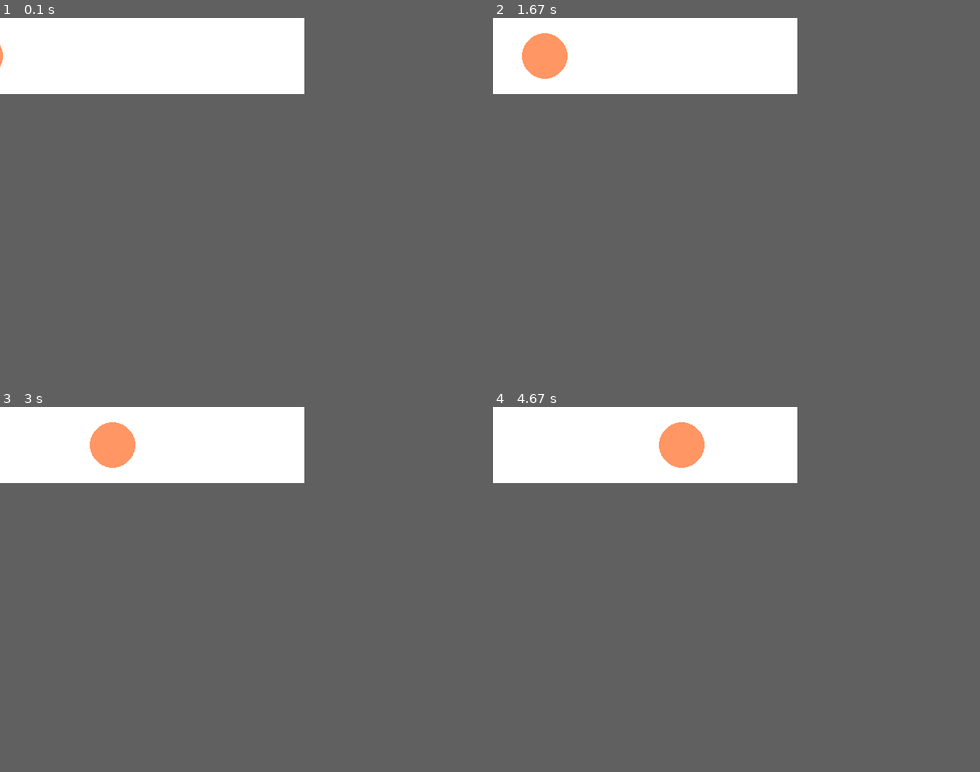
Above: before the commit, frames 1-4 (two rows, left to right).
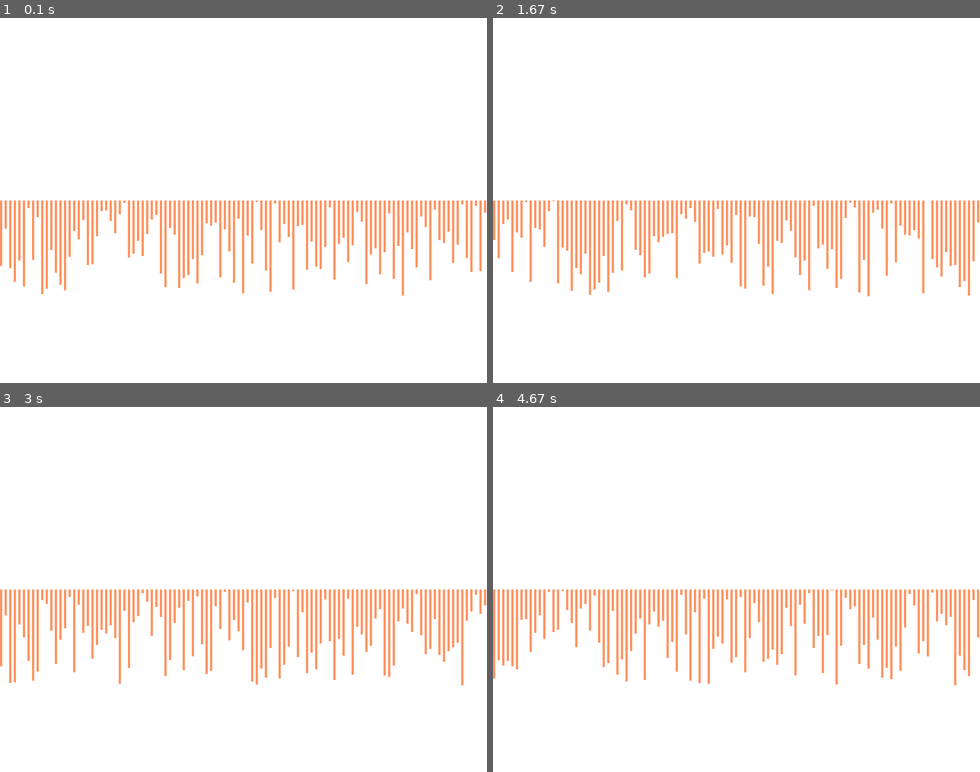
Above: after the commit, the same moments.

Repository: Chipazawra/order
Game: pygame game, started from pygamedemo.py
Same seed, same stepped clock (60 frames per second), same inputs: the game is played once before the commit and once after it.
Inputs:
- Up to frame 1 (0.1 s): no input
- Up to frame 2 (1.67 s): no input
- Up to frame 3 (3 s): no input
- Up to frame 4 (4.67 s): no input
In our replay, the window is 400x100 before the commit and 640x480 after it. These sizes can differ from the game's own. Grey fills any space a smaller window leaves; there, only what the larger window draws over its background counts as a difference.

The runs differ from the first frame. In frame 1, 6.6% of the frame differs, in the area x 0-100%, y 7-77%; in frame 2, 7.6%; in frame 3, 7.6%; in frame 4, 7.7%, in the area x 0-100%, y 4-77%.

Commit message:
draw rect array

Diff:
--- a/pygamedemo.py
+++ b/pygamedemo.py
@@ -1,21 +1,19 @@
 import pygame
 import sys
+import random
 
 FPS = 30
-WIN_WIDTH = 400
-WIN_HEIGHT = 100
+WIN_WIDTH = 640
+WIN_HEIGHT = 480
 WHITE = (255, 255, 255)
 ORANGE = (255, 150, 100)
 
+array = [i for i in range(127)]
 clock = pygame.time.Clock()
 sc = pygame.display.set_mode(
     (WIN_WIDTH, WIN_HEIGHT))
 
-# радиус будущего круга
-r = 30
-# координаты круга
-# скрываем за левой границей
-x = 0 - r
+x = 0
 # выравнивание по центру по вертикали
 y = WIN_HEIGHT // 2
 
@@ -26,20 +24,13 @@
 
     # заливаем фон
     sc.fill(WHITE)
-    # рисуем круг
-    pygame.draw.circle(sc, ORANGE,
-                       (x, y), r)
+
+    for i in array:
+        pygame.draw.rect(sc, ORANGE, (x, y, 3, i))
+        x = x + 6
     # обновляем окно
     pygame.display.update()
 
-    # Если круг полностью скрылся
-    # за правой границей,
-    if x >= WIN_WIDTH + r:
-        # перемещаем его за левую
-        x = 0 - r
-    else:  # Если еще нет,
-        # на следующей итерации цикла
-        # круг отобразится немного правее
-        x += 2
-
+    x = 0
+    random.shuffle(array)
     clock.tick(FPS)
--- a/pygamemididemo.py
+++ b/pygamemididemo.py
@@ -1,6 +1,8 @@
 import pygame
 import pygame.midi
 from time import sleep
+import random
+import os
 
 def midiExample():
     # Things to consider when using pygame.midi:
@@ -29,8 +31,14 @@
 
         for i in range(0, 127):
             midi_out.note_on(i,127)
-            sleep(.5)
             midi_out.note_off(i,127)
+            array = [i for i in range(127)]
+            random.shuffle(array)
+            print(array)
+            os.system('clear')
+            sleep(.2)
+
+
 
     finally:
         del midi_out
